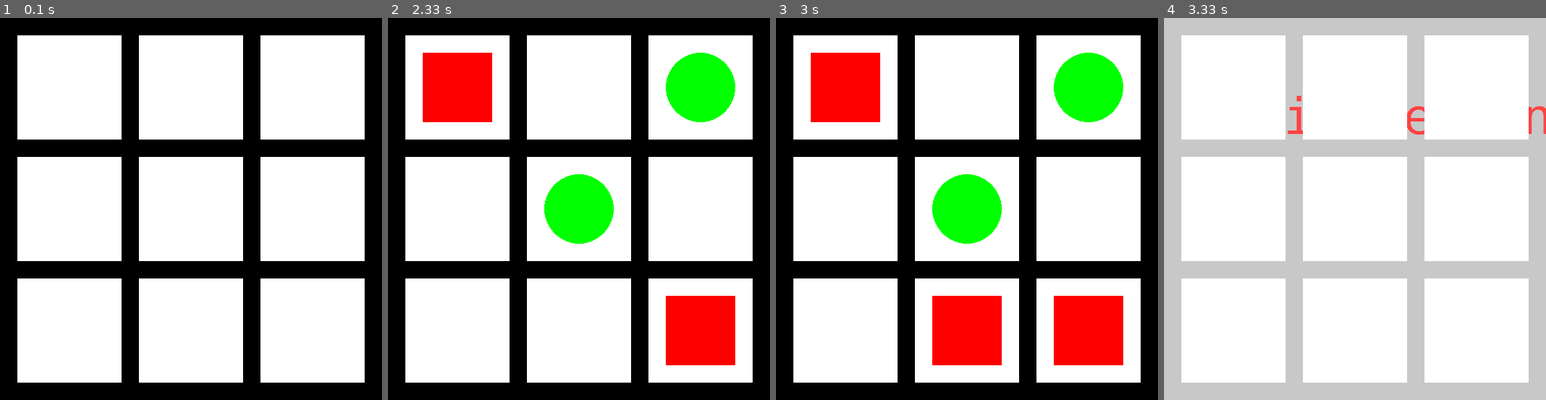
Above: before the commit, frames 1-4 (left to right).
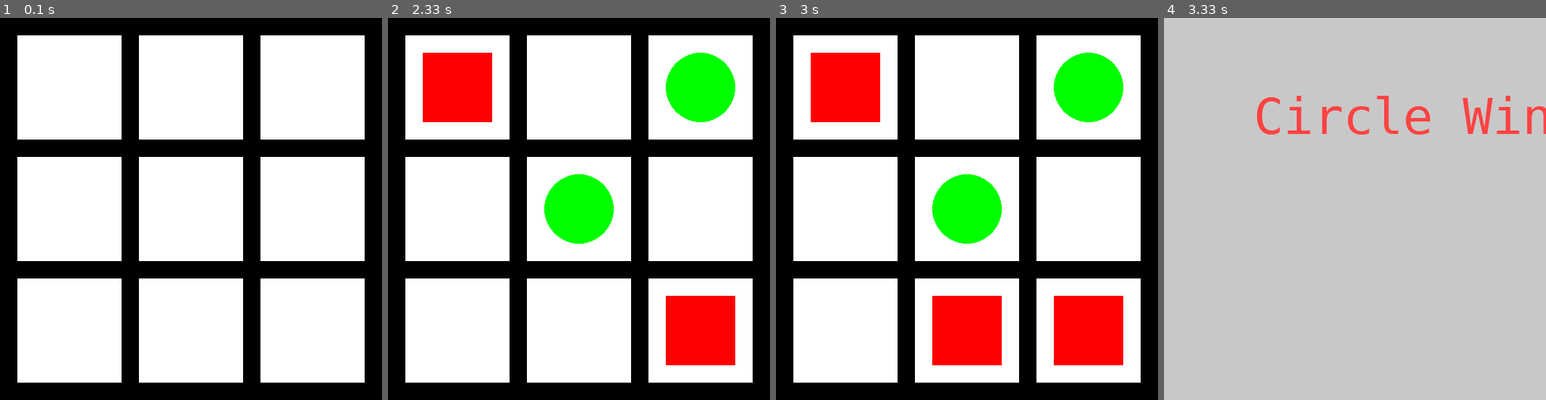
Above: after the commit, the same moments.

Repository: StudentDriver01/tic-tac-toe-pygame
Game: pygame game, started from tic-tac-toe with victory.py
Two runs of this game, one before a commit and one after it. Both use one fixed random seed, a clock stepped at 60 frames per second and the inputs below.
Inputs (mouse positions are in pixels of both pictures, inside the frame that each line leads up to):
- Up to frame 1 (0.1 s): no input
- Up to frame 2 (2.33 s): tap Space at 0.33 s; press the mouse at (552, 308) at 0.7 s; move the mouse to (494, 193) at 0.8 s; release the mouse at (437, 82) at 0.93 s; press the mouse at (579, 86) at 1.1 s; move the mouse to (594, 170) at 1.2 s; move the mouse to (609, 258) at 1.3 s; release the mouse at (609, 258) at 1.33 s; press the mouse at (579, 86) at 1.5 s; move the mouse to (643, 201) at 1.6 s; release the mouse at (705, 315) at 1.73 s; press the mouse at (456, 331) at 1.9 s; move the mouse to (556, 212) at 2 s; release the mouse at (659, 94) at 2.13 s; press the mouse at (579, 209) at 2.3 s
- Up to frame 3 (3 s): move the mouse to (963, 273) at 2.4 s; release the mouse at (959, 342) at 2.53 s; click (871, 331) at 2.8 s
- Up to frame 4 (3.33 s): tap Space at 3.07 s

Frames 1-3 are identical in both runs. In frame 4, 67% of the frame differs, in the area x 4-96%, y 4-96%.

Commit message:
Update tic-tac-toe with victory.py
Patch Notes .1
-[bug fix] Pressing space after victory screen no longer breaks game.
-[bug fix] board's internal score no longer remains post reset.

Diff:
--- a/tic-tac-toe with victory.py
+++ b/tic-tac-toe with victory.py
@@ -64,7 +64,7 @@
     else:
         return True
 
-
+Space_allow = True
 
 draw_object = 'rect'
 
@@ -103,7 +103,9 @@
             run = False
 
         if event.type == pygame.KEYDOWN:
-            if event.key == pygame.K_SPACE:
+            if event.key == pygame.K_SPACE and Space_allow == True :
+
+
 
                 board = [[0, 0, 0], [0, 0, 0], [0, 0, 0]]
 
@@ -243,13 +245,16 @@
         won = True
         win.fill(GRAY)
         win.blit(img, rect)
-        print("Winner")
+        if won == True:
+            Space_allow = False
+
 
     if win_check(1):
         won = True
         win.fill(GRAY)
         win.blit(img1, rect1)
-
+        if won == True:
+            Space_allow = False
 
 
     pygame.display.update()
